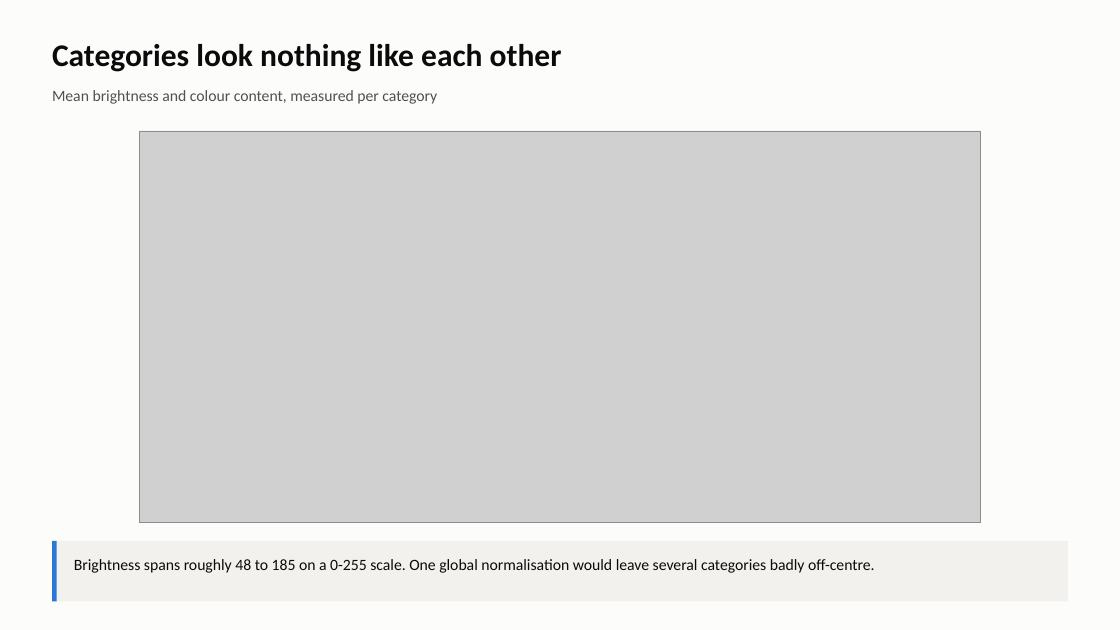
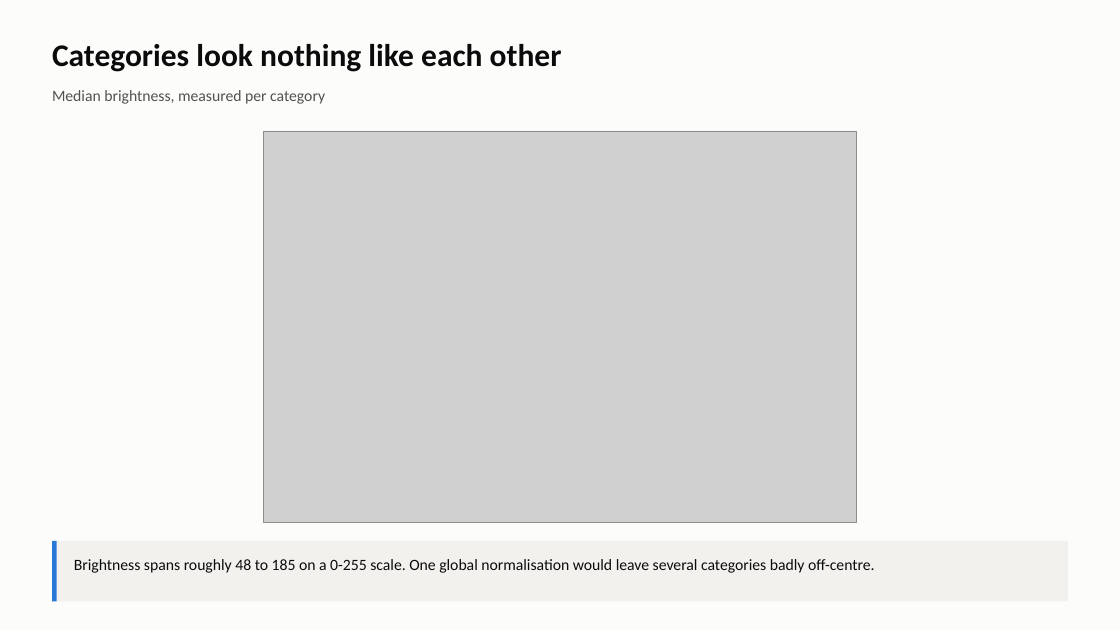
Before and after one commit to abdelrahman7124/mvtec-anomaly-detection, a slide deck: slide 12 of reports/presentation/week1_eda.pptx. Drawn at 1120x630 pixels with LibreOffice and Linux fonts; fonts in the diff are those of the drawing; grey boxes stand for pictures. Boxes give left, top, right and bottom in pixels: in the first picture for what was removed or moved away, otherwise in the second. Text is boxed around its words. In the diff, an @@ line names an element or a change of style, - is before the commit and + after.

Commit message:
Add autoencoder and PaDiM baselines; simplify EDA figures
- src/mvtec_eda/data.py: per-category loaders honouring the EDA findings
  (single resize, channel expansion, no centre crop)
- src/mvtec_eda/models.py: conv autoencoder and PaDiM on frozen ResNet-18
- src/mvtec_eda/evaluate.py: image- and pixel-level AUROC
- scripts/05_run_baselines.py, scripts/06_model_figures.py
- Rewrite every EDA figure as a single panel with larger type

```diff
--- a/reports/presentation/week1_eda.pptx
+++ b/reports/presentation/week1_eda.pptx
@@ text at (x1=52, y1=90, x2=325, y2=104): text changed @@
-Mean brightness and colour content, measured per category
+Median brightness, measured per category
@@ picture resized from (x1=140, y1=131, x2=981, y2=523) to (x1=263, y1=131, x2=856, y2=523) @@
```
Also in this commit, not shown: 13 other slides changed, 1 slide removed, 25 other files.
